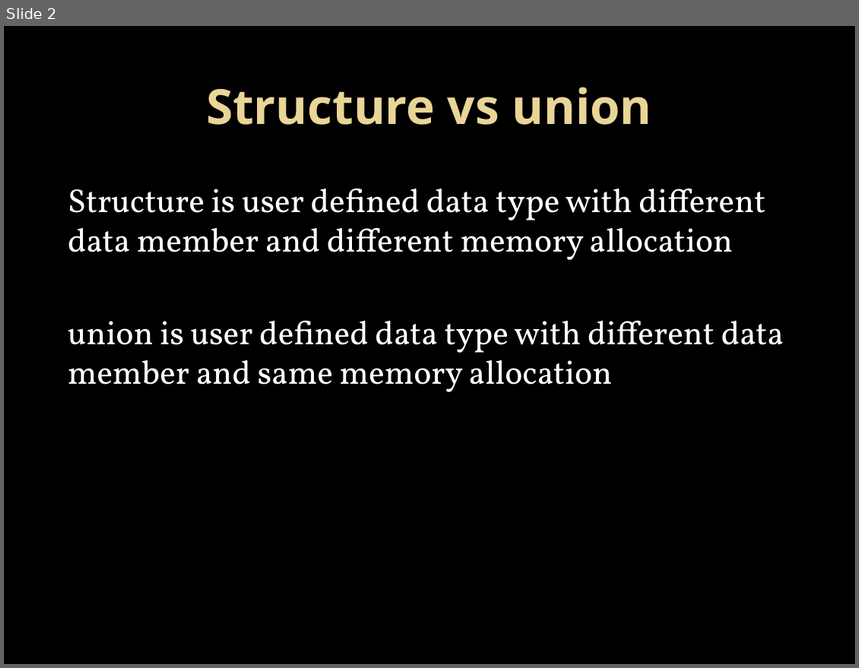
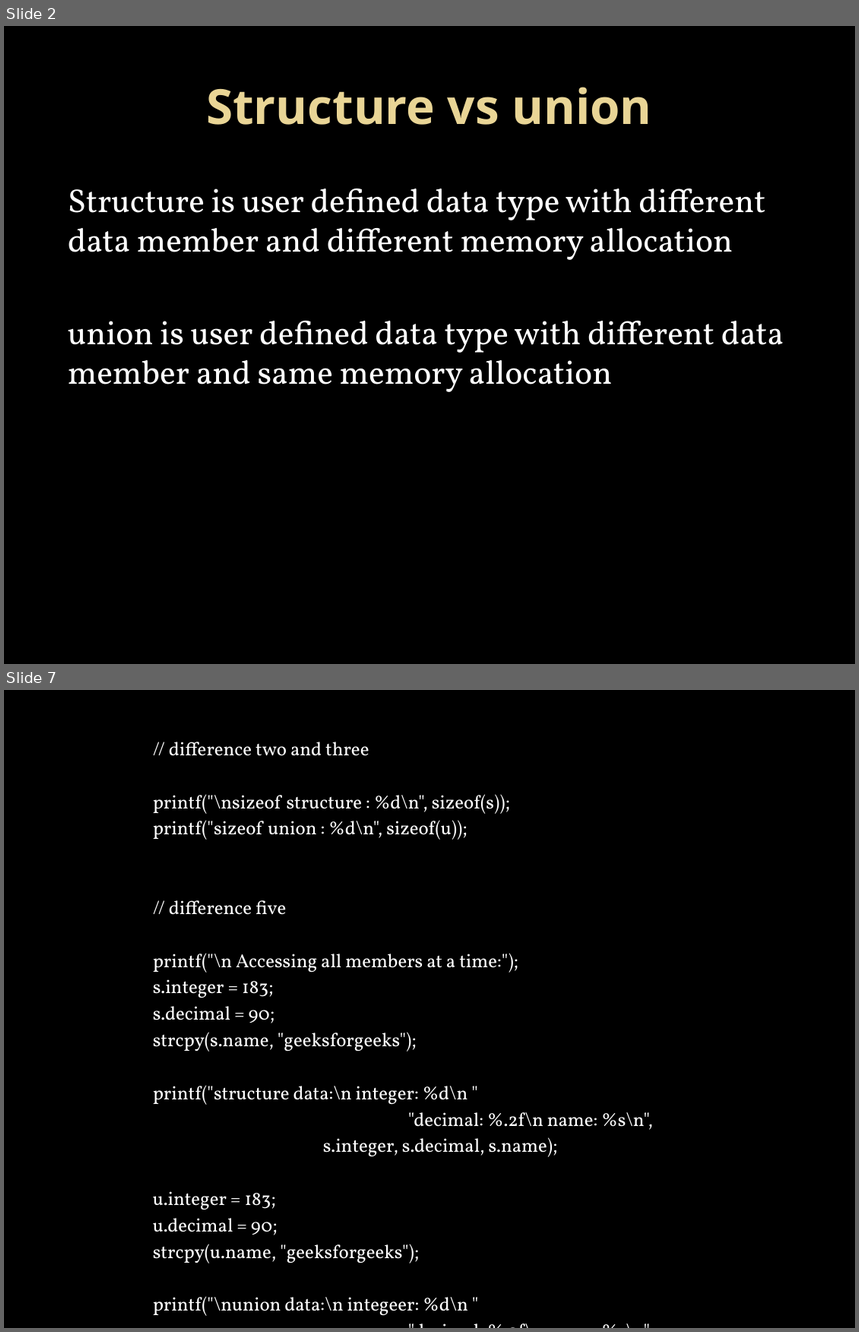
Before and after one commit to Mahesh-7/C_Programs, a slide deck: PPT/structure.pptx. Shown one above the other, each under a label of ours: slide 2 before the commit, slides 2 and 7 after it; the slides between them are not shown. The pictures are 859x668 and 859x1332 pixels, drawn with LibreOffice and Linux fonts; fonts in the diff are those of the drawing; background and template pictures are left out. Boxes give left, top, right and bottom in pixels: in the first picture for what was removed or moved away, otherwise in the second. Text is boxed around its words. In the diff, an @@ line names an element or a change of style, - is before the commit and + after.

```diff
--- a/PPT/structure.pptx
+++ b/PPT/structure.pptx
@@ slide 7 added at (x1=4, y1=690, x2=855, y2=1328), background picture (left out) @@
@@ text added at (x1=153, y1=742, x2=653, y2=1316), 16 pt, text #FFFFFF @@
+// difference two and three
+printf("\nsizeof structure : %d\n", sizeof(s));
+printf("sizeof union : %d\n", sizeof(u));
+// difference five
+printf("\n Accessing all members at a time:");
+s.integer = 183;
+s.decimal = 90;
+strcpy(s.name, "geeksforgeeks");
+printf("structure data:\n integer: %d\n "
+"decimal: %.2f\n name: %s\n",
+s.integer, s.decimal, s.name);
+u.integer = 183;
+u.decimal = 90;
+strcpy(u.name, "geeksforgeeks");
+printf("\nunion data:\n integeer: %d\n "
+"decimal: %.2f\n name: %s\n",
+u.integer, u.decimal, u.name);
```
Also in this commit, not shown: 13 other slides added, 1 slide removed.
